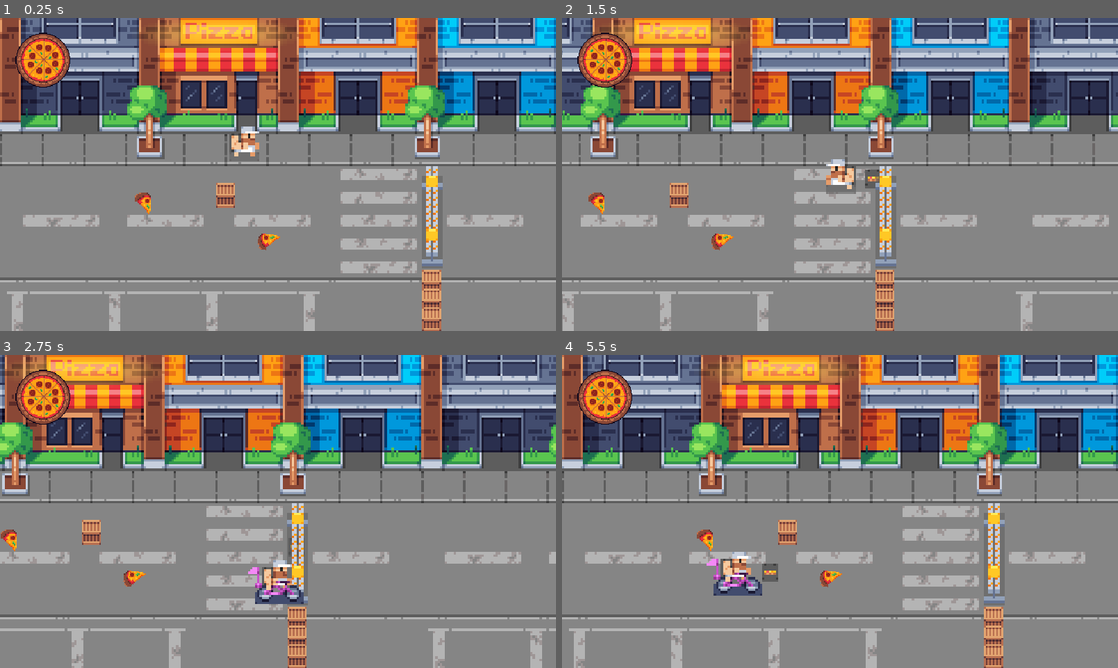
Above: before the commit, frames 1-4 (two rows, left to right).
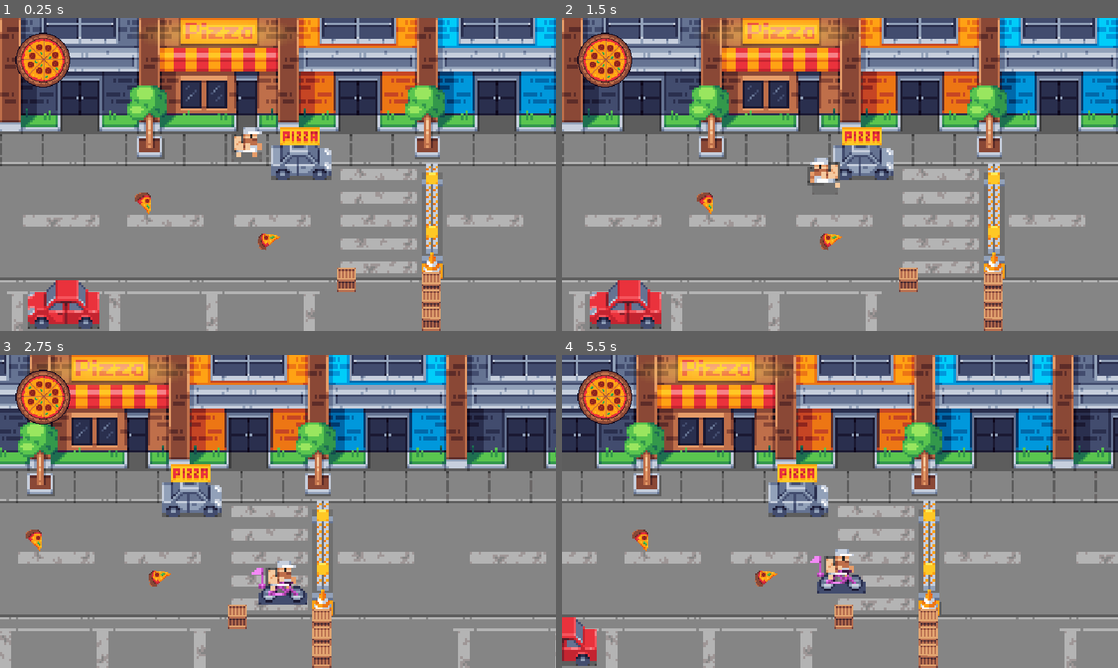
Above: after the commit, the same moments.

Repository: marcowessel/pizza-boy-ld2023
Game: Godot game, scene res://level.tscn
Same seed, same stepped clock (60 frames per second), same inputs: the game is played once before the commit and once after it.
Inputs (mouse positions are in pixels of both pictures, inside the frame that each line leads up to):
- Up to frame 1 (0.25 s): no input
- Up to frame 2 (1.5 s): tap Enter at 0.5 s; move the mouse to (962, 158) at 0.52 s; press the mouse at (962, 158) at 0.53 s; hold D (right) 0.53-1.28 s; tap Space (space) at 0.8, 1.35 s; move the mouse to (728, 190) at 1.27 s; release the mouse at (728, 190) at 1.28 s; hold S (down) from 1.28 s (still down)
- Up to frame 3 (2.75 s): click (166, 527) at 1.55 s; move the mouse to (333, 442) at 2.02 s; release S (down) at 2.03 s; press the mouse at (333, 442) at 2.03 s; hold D (right) from 2.03 s (still down); tap Space (space) at 2.3 s
- Up to frame 4 (5.5 s): move the mouse to (812, 574) at 2.77 s; release D (right) at 2.78 s; release the mouse at (812, 574) at 2.78 s; hold W (up) 2.78-3.53 s; tap Space (space) at 2.85, 3.8, 4.35, 5.3 s; click (812, 574) at 3.05 s; move the mouse to (1006, 558) at 3.52 s; press the mouse at (1006, 558) at 3.53 s; hold A (left) 3.53-5.03 s; move the mouse to (673, 464) at 4.27 s; release the mouse at (673, 464) at 4.28 s; click (673, 464) at 4.55 s; move the mouse to (867, 511) at 5.02 s; press the mouse at (867, 511) at 5.03 s; hold S (down) from 5.03 s (still down)

The runs differ from the first frame. In frame 1, 5.0% of the frame differs, in the area x 5-80%, y 34-100%; in frame 2, 45%; in frame 3, 38%; in frame 4, 46%, in the area x 0-100%, y 0-100%.

Commit message:
Update
- Changed Variabled
- Added Sprites

Diff:
--- a/BattleArenaTrigger.gd
+++ b/BattleArenaTrigger.gd
@@ -11,6 +11,7 @@
 	if(body.name == "PizzaBoy"):
 		disable_camera_movement()
 		activate_barricades()
+		$CollisionShape2D.disabled = true
 		#execute battle arena script
 
 func disable_camera_movement():
--- a/Characters/enemy.gd
+++ b/Characters/enemy.gd
@@ -10,6 +10,11 @@
 func take_damage(damage):
 	if (health - damage <= 0):
 		health = 0
+		$Sprite2D.hide()
+		$Dust.emitting = true
+		$CollisionShape2D.disabled = true
+		$Area2D/CollisionShape2D.disabled = true
+		await get_tree().create_timer(1.0).timeout
 		dies()
 	else:
 		print("Leben " + str(health))
--- a/Characters/enemy_fass.tscn
+++ b/Characters/enemy_fass.tscn
@@ -1,15 +1,74 @@
-[gd_scene load_steps=5 format=3 uid="uid://csur3fv2x4l28"]
+[gd_scene load_steps=16 format=3 uid="uid://csur3fv2x4l28"]
 
 [ext_resource type="Script" path="res://Characters/enemy.gd" id="1_lis60"]
 [ext_resource type="Texture2D" uid="uid://b55wikqmjfqke" path="res://Assets/Sprites/Crate.png" id="2_eecmg"]
+[ext_resource type="Texture2D" uid="uid://snmtiwvi33xu" path="res://Assets/Sprites/Dust.png" id="3_dnvdy"]
 
 [sub_resource type="RectangleShape2D" id="RectangleShape2D_2q0vl"]
 size = Vector2(19.4118, 28.7671)
 
 [sub_resource type="RectangleShape2D" id="RectangleShape2D_lpyo0"]
-size = Vector2(31.75, 26.5)
+size = Vector2(31.9, 30)
+
+[sub_resource type="CanvasItemMaterial" id="CanvasItemMaterial_qq4do"]
+particles_animation = true
+particles_anim_h_frames = 2
+particles_anim_v_frames = 1
+particles_anim_loop = false
+
+[sub_resource type="Curve" id="Curve_ugu4t"]
+_data = [Vector2(0, 0), 0.0, 0.0, 0, 0, Vector2(1, 1), 0.0, 0.0, 0, 0]
+point_count = 2
+
+[sub_resource type="CurveTexture" id="CurveTexture_qb5pg"]
+curve = SubResource("Curve_ugu4t")
+
+[sub_resource type="Gradient" id="Gradient_18jds"]
+offsets = PackedFloat32Array(0, 0.844444, 1)
+colors = PackedColorArray(1, 1, 1, 1, 1, 1, 1, 1, 1, 1, 1, 0)
+
+[sub_resource type="GradientTexture1D" id="GradientTexture1D_1la60"]
+gradient = SubResource("Gradient_18jds")
+
+[sub_resource type="Curve" id="Curve_6vgb3"]
+max_value = 100.0
+_data = [Vector2(0, 6.36364), 0.0, 0.0, 0, 0, Vector2(1, 1), 0.0, 0.0, 0, 0]
+point_count = 2
+
+[sub_resource type="CurveTexture" id="CurveTexture_uv0jq"]
+curve = SubResource("Curve_6vgb3")
+
+[sub_resource type="Curve" id="Curve_tvk6h"]
+_data = [Vector2(0, 1), 0.0, 0.0, 0, 0, Vector2(1, 0.190909), 0.0, 0.0, 0, 0]
+point_count = 2
+
+[sub_resource type="CurveTexture" id="CurveTexture_t6nsa"]
+curve = SubResource("Curve_tvk6h")
+
+[sub_resource type="ParticleProcessMaterial" id="ParticleProcessMaterial_c8dyh"]
+lifetime_randomness = 0.12
+particle_flag_disable_z = true
+direction = Vector3(0, -1, 0)
+spread = 30.0
+gravity = Vector3(0, 0, 0)
+initial_velocity_min = 70.0
+initial_velocity_max = 100.0
+angular_velocity_max = 130.0
+orbit_velocity_min = 0.0
+orbit_velocity_max = 0.0
+damping_min = 5.0
+damping_max = 10.0
+damping_curve = SubResource("CurveTexture_uv0jq")
+scale_min = 5.0
+scale_max = 7.0
+scale_curve = SubResource("CurveTexture_t6nsa")
+color_ramp = SubResource("GradientTexture1D_1la60")
+turbulence_noise_strength = 0.0
+anim_offset_max = 1.0
+anim_offset_curve = SubResource("CurveTexture_qb5pg")
 
 [node name="EnemyFass" type="CharacterBody2D"]
+y_sort_enabled = true
 scale = Vector2(2, 2)
 script = ExtResource("1_lis60")
 
@@ -26,8 +85,21 @@
 shape = SubResource("RectangleShape2D_2q0vl")
 
 [node name="CollisionShape2D" type="CollisionShape2D" parent="."]
-position = Vector2(1.07759, 7.75)
+position = Vector2(0.999979, 6)
 scale = Vector2(1.03448, 1)
 shape = SubResource("RectangleShape2D_lpyo0")
 
+[node name="Dust" type="GPUParticles2D" parent="."]
+material = SubResource("CanvasItemMaterial_qq4do")
+position = Vector2(0, 17)
+emitting = false
+amount = 15
+process_material = SubResource("ParticleProcessMaterial_c8dyh")
+texture = ExtResource("3_dnvdy")
+one_shot = true
+speed_scale = 1.5
+explosiveness = 1.0
+randomness = 1.0
+fixed_fps = 60
+
 [connection signal="area_entered" from="Area2D" to="." method="_on_area_2d_area_entered"]
--- a/Characters/pizza_boy.gd
+++ b/Characters/pizza_boy.gd
@@ -6,6 +6,7 @@
 @export var light_attack_damage = 2
 @export var light_attack_distance = 120
 @export var light_attack_duration:float = 0.2
+@export var is_in_custcene = false
 
 var attack_state = ATTACK_STATE.NONE
 var delivery_bag_back
@@ -41,9 +42,10 @@
 
 
 func _process(_delta):
-	get_input()
-	move_and_slide()
-	bike_logic()
+	if !is_in_custcene:
+		get_input()
+		move_and_slide()
+		bike_logic()
 
 
 func get_input():
@@ -71,41 +73,42 @@
 
 
 func bike_logic():
-	if velocity.length_squared() > 0 and !is_on_bike:
-		if !is_walking:
-			anim_player.play("walk")
-			is_walking = true
-	else:
-		if is_walking:
-			anim_player.play("idle")
-			is_walking = false
-	if get_global_mouse_position().x > position.x: # Flips Sprite at mouse
-		$Player.flip_h = false
-		$Bike.flip_h = false
-	else:
-		$Player.flip_h = true
-		$Bike.flip_h = true
-	#look_at(get_global_mouse_position())
-	if Input.is_action_just_pressed("space"): #and pizza_meter >= MAX_PIZZA_METER:
-		if !is_on_bike:
-			# show the bicycle node and double the movement speed
-			bike.show()
-			anim_player.play("bike_drive")
-			is_on_bike = true
-			movement_speed *= 2
-			# start the timer for the duration of the bike power-up
-			bike_timer = BIKE_DURATION
-			# deplete the pizza meter when the bike power-up is used
-			pizza_meter -= BIKE_DEPLETION
+	if !is_in_custcene:
+		if velocity.length_squared() > 0 and !is_on_bike:
+			if !is_walking:
+				anim_player.play("walk")
+				is_walking = true
 		else:
-			# hide the bicycle node and reset the movement speed
-			bike.hide()
-			is_on_bike = false
-			movement_speed /= 2
+			if is_walking:
+				anim_player.play("idle")
+				is_walking = false
+		if get_global_mouse_position().x > position.x: # Flips Sprite at mouse
+			$Player.flip_h = false
+			$Bike.flip_h = false
+		else:
+			$Player.flip_h = true
+			$Bike.flip_h = true
+		#look_at(get_global_mouse_position())
+		if Input.is_action_just_pressed("space"): #and pizza_meter >= MAX_PIZZA_METER:
+			if !is_on_bike:
+				# show the bicycle node and double the movement speed
+				bike.show()
+				anim_player.play("bike_drive")
+				is_on_bike = true
+				movement_speed *= 2
+				# start the timer for the duration of the bike power-up
+				bike_timer = BIKE_DURATION
+				# deplete the pizza meter when the bike power-up is used
+				pizza_meter -= BIKE_DEPLETION
+			else:
+				# hide the bicycle node and reset the movement speed
+				bike.hide()
+				is_on_bike = false
+				movement_speed /= 2
 
 
 func _input(event):
-	if event.is_action_pressed("click"):
+	if event.is_action_pressed("click") and !is_in_custcene:
 		light_attack()
 
 
@@ -124,7 +127,7 @@
 
 
 func setup_delivery_bag(cursor_position):
-	delivery_bag_back.position = Vector2(-24, 0) #center on player
+	delivery_bag_back.position = Vector2(0, 0) #center on player
 	delivery_bag_back.set_z_index(10) #bring to front
 	delivery_bag_back.look_at(cursor_position) #setup attack angle
 
@@ -138,10 +141,10 @@
 
 
 func execute_attack(attack_vector):
-	var tween = create_tween()
-	tween.tween_property(delivery_bag_back, "position", attack_vector, 0.2).set_ease(Tween.EASE_IN)
+	#var tween = create_tween()
+	#tween.tween_property(delivery_bag_back, "position", attack_vector, 0.2).set_ease(Tween.EASE_IN)
 	delivery_bag_back_collision.disabled = false
-	#delivery_bag_back.position += attack_vector
+	delivery_bag_back.position += attack_vector
 	await get_tree().create_timer(light_attack_duration).timeout
 
 
--- a/Characters/pizza_boy.tscn
+++ b/Characters/pizza_boy.tscn
@@ -1,10 +1,12 @@
-[gd_scene load_steps=16 format=3 uid="uid://cthm02avoqjiv"]
+[gd_scene load_steps=18 format=3 uid="uid://cthm02avoqjiv"]
 
 [ext_resource type="Script" path="res://Characters/pizza_boy.gd" id="1_qt10e"]
 [ext_resource type="Texture2D" uid="uid://dptnjpuiu2ajd" path="res://Assets/Sprites/Character_Sheet.png" id="2_3jsvf"]
 [ext_resource type="Texture2D" uid="uid://cxi7jx62cye5f" path="res://Assets/Sprites/Bag.png" id="3_emvhn"]
 [ext_resource type="Texture2D" uid="uid://c87drq4ia4bmv" path="res://Assets/Sprites/Bike.png" id="4_ny3v4"]
 [ext_resource type="PackedScene" uid="uid://kw4rqsuft0ix" path="res://player_hud.tscn" id="5_o6rtb"]
+[ext_resource type="Texture2D" uid="uid://ba2i7qycvtamh" path="res://Assets/Sprites/Exclamation Mark.png" id="6_qpcb8"]
+[ext_resource type="Texture2D" uid="uid://cahmy4lc8lvv8" path="res://Assets/Sprites/Mouse_Button.png" id="7_ehs7x"]
 
 [sub_resource type="RectangleShape2D" id="RectangleShape2D_bacsx"]
 size = Vector2(72, 24)
@@ -148,6 +150,7 @@
 size = Vector2(80, 80)
 
 [node name="PizzaBoy" type="CharacterBody2D"]
+y_sort_enabled = true
 script = ExtResource("1_qt10e")
 
 [node name="Player" type="Sprite2D" parent="."]
@@ -197,6 +200,18 @@
 position = Vector2(-8, 8)
 shape = SubResource("RectangleShape2D_i0dns")
 
+[node name="Exclamation_Mark" type="Sprite2D" parent="."]
+visible = false
+position = Vector2(8, -96)
+scale = Vector2(8, 8)
+texture = ExtResource("6_qpcb8")
+
+[node name="Mouse" type="Sprite2D" parent="."]
+visible = false
+position = Vector2(8, -104)
+scale = Vector2(6, 6)
+texture = ExtResource("7_ehs7x")
+
 [connection signal="area_entered" from="DeliveryBagBack" to="." method="_on_delivery_bag_back_area_entered"]
 [connection signal="animation_finished" from="AnimationPlayer" to="." method="_on_animation_player_animation_finished"]
 [connection signal="area_entered" from="HitDetection" to="." method="_on_hit_detection_area_entered"]
--- a/barricade.tscn
+++ b/barricade.tscn
@@ -8,6 +8,7 @@
 
 [node name="Barricade" type="StaticBody2D"]
 z_index = -1
+y_sort_enabled = true
 script = ExtResource("1_vwsw8")
 
 [node name="Sprite2D" type="Sprite2D" parent="."]
--- /dev/null
+++ b/cone.tscn
@@ -0,0 +1,16 @@
+[gd_scene load_steps=3 format=3 uid="uid://g711rfpjv3bn"]
+
+[ext_resource type="Texture2D" uid="uid://c7yp1ocvorego" path="res://Assets/Sprites/Cone.png" id="1_71pyu"]
+
+[sub_resource type="RectangleShape2D" id="RectangleShape2D_vyycb"]
+size = Vector2(72, 54)
+
+[node name="Cone" type="StaticBody2D"]
+
+[node name="Sprite2D" type="Sprite2D" parent="."]
+scale = Vector2(6, 6)
+texture = ExtResource("1_71pyu")
+
+[node name="CollisionShape2D" type="CollisionShape2D" parent="."]
+position = Vector2(0, 15)
+shape = SubResource("RectangleShape2D_vyycb")
--- a/level.tscn
+++ b/level.tscn
@@ -9,6 +9,9 @@
 [ext_resource type="PackedScene" uid="uid://csur3fv2x4l28" path="res://Characters/enemy_fass.tscn" id="6_lrtvu"]
 [ext_resource type="PackedScene" uid="uid://blck6ubw7plw8" path="res://pizza_piece_item.tscn" id="7_fuf7g"]
 [ext_resource type="PackedScene" uid="uid://bcl7u4d1xw36m" path="res://barricade.tscn" id="9_quct6"]
+[ext_resource type="PackedScene" uid="uid://g711rfpjv3bn" path="res://cone.tscn" id="10_0qbg2"]
+[ext_resource type="PackedScene" uid="uid://byi1an6p8tlvj" path="res://red_car.tscn" id="11_5e4f2"]
+[ext_resource type="PackedScene" uid="uid://cypw1y4pi1hjm" path="res://pizza_car.tscn" id="12_aeigt"]
 
 [sub_resource type="RectangleShape2D" id="RectangleShape2D_o5ulo"]
 size = Vector2(240.125, 21)
@@ -20,15 +23,183 @@
 size = Vector2(127, 21)
 
 [sub_resource type="RectangleShape2D" id="RectangleShape2D_e0jxl"]
-size = Vector2(16, 14)
+size = Vector2(16, 13)
 
 [sub_resource type="RectangleShape2D" id="RectangleShape2D_tx7he"]
-size = Vector2(7, 112.75)
+size = Vector2(9, 85)
 
 [sub_resource type="RectangleShape2D" id="RectangleShape2D_osn4w"]
 size = Vector2(127, 21)
 
+[sub_resource type="Animation" id="Animation_84toe"]
+resource_name = "Startup_Anim"
+length = 20.0
+tracks/0/type = "value"
+tracks/0/imported = false
+tracks/0/enabled = true
+tracks/0/path = NodePath("PizzaBoy:visible")
+tracks/0/interp = 1
+tracks/0/loop_wrap = true
+tracks/0/keys = {
+"times": PackedFloat32Array(0, 1),
+"transitions": PackedFloat32Array(1, 1),
+"update": 1,
+"values": [false, true]
+}
+tracks/1/type = "value"
+tracks/1/imported = false
+tracks/1/enabled = true
+tracks/1/path = NodePath("PizzaBoy:position")
+tracks/1/interp = 1
+tracks/1/loop_wrap = true
+tracks/1/keys = {
+"times": PackedFloat32Array(0, 4, 5.5, 8.5, 10, 12.5, 14.5),
+"transitions": PackedFloat32Array(1, 1, 1, 1, 1, 1, 1),
+"update": 0,
+"values": [Vector2(856, 432), Vector2(856, 432), Vector2(856, 600), Vector2(856, 600), Vector2(1056, 600), Vector2(1056, 600), Vector2(1376, 944)]
+}
+tracks/2/type = "value"
+tracks/2/imported = false
+tracks/2/enabled = true
+tracks/2/path = NodePath("PizzaBoy/Player:flip_h")
+tracks/2/interp = 1
+tracks/2/loop_wrap = true
+tracks/2/keys = {
+"times": PackedFloat32Array(0, 2, 3, 6.5, 7.5),
+"transitions": PackedFloat32Array(1, 1, 1, 1, 1),
+"update": 1,
+"values": [false, true, false, true, false]
+}
+tracks/3/type = "animation"
+tracks/3/imported = false
+tracks/3/enabled = true
+tracks/3/path = NodePath("PizzaBoy/AnimationPlayer")
+tracks/3/interp = 1
+tracks/3/loop_wrap = true
+tracks/3/keys = {
+"clips": PackedStringArray("idle", "walk", "idle", "walk", "idle", "walk", "idle"),
+"times": PackedFloat32Array(0, 4, 5.5, 8.5, 10, 12.5, 14.5)
+}
+tracks/4/type = "value"
+tracks/4/imported = false
+tracks/4/enabled = true
+tracks/4/path = NodePath("PizzaBoy/Exclamation_Mark:visible")
+tracks/4/interp = 1
+tracks/4/loop_wrap = true
+tracks/4/keys = {
+"times": PackedFloat32Array(0, 11, 11.5),
+"transitions": PackedFloat32Array(1, 1, 1),
+"update": 1,
+"values": [false, true, false]
+}
+tracks/5/type = "value"
+tracks/5/imported = false
+tracks/5/enabled = true
+tracks/5/path = NodePath("PizzaBoy:is_in_custcene")
+tracks/5/interp = 1
+tracks/5/loop_wrap = true
+tracks/5/keys = {
+"times": PackedFloat32Array(0, 16.5),
+"transitions": PackedFloat32Array(1, 1),
+"update": 1,
+"values": [true, false]
+}
+tracks/6/type = "value"
+tracks/6/imported = false
+tracks/6/enabled = true
+tracks/6/path = NodePath("PizzaBoy/Mouse:visible")
+tracks/6/interp = 1
+tracks/6/loop_wrap = true
+tracks/6/keys = {
+"times": PackedFloat32Array(0, 15.5),
+"transitions": PackedFloat32Array(1, 1),
+"update": 1,
+"values": [false, true]
+}
+
+[sub_resource type="Animation" id="Animation_5y6df"]
+length = 0.001
+tracks/0/type = "value"
+tracks/0/imported = false
+tracks/0/enabled = true
+tracks/0/path = NodePath("PizzaBoy:visible")
+tracks/0/interp = 1
+tracks/0/loop_wrap = true
+tracks/0/keys = {
+"times": PackedFloat32Array(0),
+"transitions": PackedFloat32Array(1),
+"update": 1,
+"values": [true]
+}
+tracks/1/type = "value"
+tracks/1/imported = false
+tracks/1/enabled = true
+tracks/1/path = NodePath("PizzaBoy:position")
+tracks/1/interp = 1
+tracks/1/loop_wrap = true
+tracks/1/keys = {
+"times": PackedFloat32Array(0),
+"transitions": PackedFloat32Array(1),
+"update": 0,
+"values": [Vector2(856, 432)]
+}
+tracks/2/type = "value"
+tracks/2/imported = false
+tracks/2/enabled = true
+tracks/2/path = NodePath("PizzaBoy/Player:flip_h")
+tracks/2/interp = 1
+tracks/2/loop_wrap = true
+tracks/2/keys = {
+"times": PackedFloat32Array(0),
+"transitions": PackedFloat32Array(1),
+"update": 1,
+"values": [false]
+}
+tracks/3/type = "value"
+tracks/3/imported = false
+tracks/3/enabled = true
+tracks/3/path = NodePath("PizzaBoy/Exclamation_Mark:visible")
+tracks/3/interp = 1
+tracks/3/loop_wrap = true
+tracks/3/keys = {
+"times": PackedFloat32Array(0),
+"transitions": PackedFloat32Array(1),
+"update": 1,
+"values": [false]
+}
+tracks/4/type = "value"
+tracks/4/imported = false
+tracks/4/enabled = true
+tracks/4/path = NodePath("PizzaBoy:is_in_custcene")
+tracks/4/interp = 1
+tracks/4/loop_wrap = true
+tracks/4/keys = {
+"times": PackedFloat32Array(0),
+"transitions": PackedFloat32Array(1),
+"update": 1,
+"values": [false]
+}
+tracks/5/type = "value"
+tracks/5/imported = false
+tracks/5/enabled = true
+tracks/5/path = NodePath("PizzaBoy/Mouse:visible")
+tracks/5/interp = 1
+tracks/5/loop_wrap = true
+tracks/5/keys = {
+"times": PackedFloat32Array(0),
+"transitions": PackedFloat32Array(1),
+"update": 1,
+"values": [false]
+}
+
+[sub_resource type="AnimationLibrary" id="AnimationLibrary_xn12w"]
+_data = {
+"RESET": SubResource("Animation_5y6df"),
+"Startup_Anim": SubResource("Animation_84toe")
+}
+
 [node name="Node2D" type="Node2D"]
+y_sort_enabled = true
 script = ExtResource("1_hxk0a")
 
 [node name="MainCamera" type="Camera2D" parent="."]
@@ -39,10 +210,6 @@
 limit_bottom = 0
 script = ExtResource("1_i80df")
 
-[node name="PizzaBoy" parent="." instance=ExtResource("1_op20x")]
-unique_name_in_owner = true
-position = Vector2(848, 430)
-
 [node name="Tutorial" type="Sprite2D" parent="."]
 z_index = -2
 position = Vector2(960, 540)
@@ -65,7 +232,7 @@
 shape = SubResource("RectangleShape2D_wytdy")
 
 [node name="CollisionShape2D4" type="CollisionShape2D" parent="Tutorial/StaticBody2D"]
-position = Vector2(64.5, -10.5)
+position = Vector2(64.5, -11)
 shape = SubResource("RectangleShape2D_e0jxl")
 
 [node name="CollisionShape2D5" type="CollisionShape2D" parent="Tutorial/StaticBody2D"]
@@ -81,6 +248,11 @@
 "
 metadata/_edit_use_anchors_ = true
 
+[node name="PizzaBoy" parent="." instance=ExtResource("1_op20x")]
+unique_name_in_owner = true
+position = Vector2(856, 432)
+metadata/_edit_group_ = true
+
 [node name="BattleArena" type="Sprite2D" parent="."]
 z_index = -2
 position = Vector2(2879, 540)
@@ -110,30 +282,27 @@
 script = ExtResource("6_0hgfu")
 
 [node name="CollisionShape2D" type="CollisionShape2D" parent="BattleArena/BattleArenaTrigger"]
-position = Vector2(242, 25.75)
+position = Vector2(246.125, 24)
 shape = SubResource("RectangleShape2D_tx7he")
 
 [node name="Barricade3" parent="BattleArena/BattleArenaTrigger" instance=ExtResource("9_quct6")]
 z_index = 0
-position = Vector2(127.375, 2.25)
+position = Vector2(126.625, 2.5)
 scale = Vector2(0.125, 0.125)
 
 [node name="Barricade4" parent="BattleArena/BattleArenaTrigger" instance=ExtResource("9_quct6")]
 z_index = 0
-position = Vector2(126.375, 47.25)
-rotation = -0.107897
+position = Vector2(126.625, 45.5)
 scale = Vector2(0.125, 0.125)
 
 [node name="Barricade5" parent="BattleArena/BattleArenaTrigger" instance=ExtResource("9_quct6")]
 z_index = 0
-position = Vector2(354.75, 2.25)
-rotation = -0.130616
+position = Vector2(353.625, 2.5)
 scale = Vector2(0.125, 0.125)
 
 [node name="Barricade6" parent="BattleArena/BattleArenaTrigger" instance=ExtResource("9_quct6")]
 z_index = 0
-position = Vector2(355.25, 46.5)
-rotation = -0.0539049
+position = Vector2(353.625, 45.5)
 scale = Vector2(0.125, 0.125)
 
 [node name="End" type="Sprite2D" parent="."]
@@ -166,20 +335,16 @@
 shape = SubResource("RectangleShape2D_osn4w")
 
 [node name="Enemy_Fass" parent="." instance=ExtResource("6_lrtvu")]
-z_index = -1
-position = Vector2(777, 612)
+position = Vector2(1195, 903)
 
 [node name="Enemy_Fass2" parent="." instance=ExtResource("6_lrtvu")]
-z_index = -1
-position = Vector2(1488, 912)
+position = Vector2(1487, 918)
 
 [node name="Enemy_Fass3" parent="." instance=ExtResource("6_lrtvu")]
-z_index = -1
-position = Vector2(1488, 976)
+position = Vector2(1487, 978)
 
 [node name="Enemy_Fass4" parent="." instance=ExtResource("6_lrtvu")]
-z_index = -1
-position = Vector2(1488, 1040)
+position = Vector2(1487, 1038)
 
 [node name="PizzaPieceItem" parent="." instance=ExtResource("7_fuf7g")]
 position = Vector2(496, 638)
@@ -189,6 +354,22 @@
 rotation = -1.48156
 
 [node name="Barricade" parent="." instance=ExtResource("9_quct6")]
-position = Vector2(1496, 680)
+position = Vector2(1496, 670)
+
+[node name="Cone" parent="." instance=ExtResource("10_0qbg2")]
+position = Vector2(1492, 858)
+
+[node name="Red_Car" parent="." instance=ExtResource("11_5e4f2")]
+position = Vector2(224, 1001)
+
+[node name="Pizza_Car" parent="." instance=ExtResource("12_aeigt")]
+position = Vector2(1040, 480)
+
+[node name="AnimationPlayer" type="AnimationPlayer" parent="."]
+libraries = {
+"": SubResource("AnimationLibrary_xn12w")
+}
 
 [connection signal="body_entered" from="BattleArena/BattleArenaTrigger" to="BattleArena/BattleArenaTrigger" method="_on_body_entered"]
+
+[editable path="PizzaBoy"]
--- /dev/null
+++ b/pizza_car.tscn
@@ -0,0 +1,17 @@
+[gd_scene load_steps=3 format=3 uid="uid://cypw1y4pi1hjm"]
+
+[ext_resource type="Texture2D" uid="uid://c00q2isnjhlko" path="res://Assets/Sprites/Pizza_Car.png" id="1_hvu5x"]
+
+[sub_resource type="RectangleShape2D" id="RectangleShape2D_ak6q5"]
+size = Vector2(208, 80)
+
+[node name="Pizza_Car" type="StaticBody2D"]
+
+[node name="Sprite2D" type="Sprite2D" parent="."]
+position = Vector2(0, -48)
+scale = Vector2(8, 8)
+texture = ExtResource("1_hvu5x")
+
+[node name="CollisionShape2D" type="CollisionShape2D" parent="."]
+position = Vector2(0, 24)
+shape = SubResource("RectangleShape2D_ak6q5")
--- /dev/null
+++ b/red_car.tscn
@@ -0,0 +1,17 @@
+[gd_scene load_steps=3 format=3 uid="uid://byi1an6p8tlvj"]
+
+[ext_resource type="Texture2D" uid="uid://6mmbyqleci8s" path="res://Assets/Sprites/Car_Red.png" id="1_7cbrj"]
+
+[sub_resource type="RectangleShape2D" id="RectangleShape2D_43gs8"]
+size = Vector2(248, 88)
+
+[node name="Red_Car" type="StaticBody2D"]
+
+[node name="Sprite2D" type="Sprite2D" parent="."]
+position = Vector2(-8, -56)
+scale = Vector2(8, 8)
+texture = ExtResource("1_7cbrj")
+
+[node name="CollisionShape2D" type="CollisionShape2D" parent="."]
+position = Vector2(-4, 12)
+shape = SubResource("RectangleShape2D_43gs8")
Binary file added: Assets/Sprites/Car_Orange.png
Not shown, added: Assets/Sprites/Car_Orange.png.import
Binary file added: Assets/Sprites/Car_Red.png
Not shown, added: Assets/Sprites/Car_Red.png.import
Binary file added: Assets/Sprites/Dust.png
Not shown, added: Assets/Sprites/Dust.png.import
Binary file added: Assets/Sprites/Exclamation Mark.png
Not shown, added: Assets/Sprites/Exclamation Mark.png.import
Binary file added: Assets/Sprites/Green_Car.png
Not shown, added: Assets/Sprites/Green_Car.png.import
Binary file added: Assets/Sprites/Mouse_Button.png
Not shown, added: Assets/Sprites/Mouse_Button.png.import
(and 3 more such lines)
